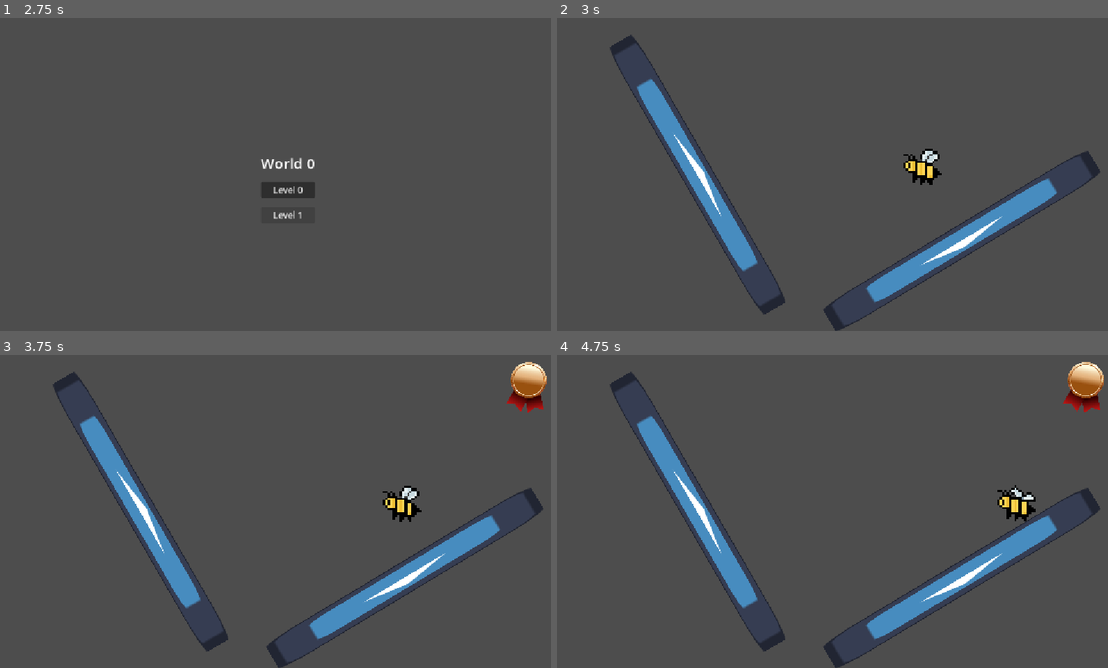
Above: before the commit, frames 1-4 (two rows, left to right).
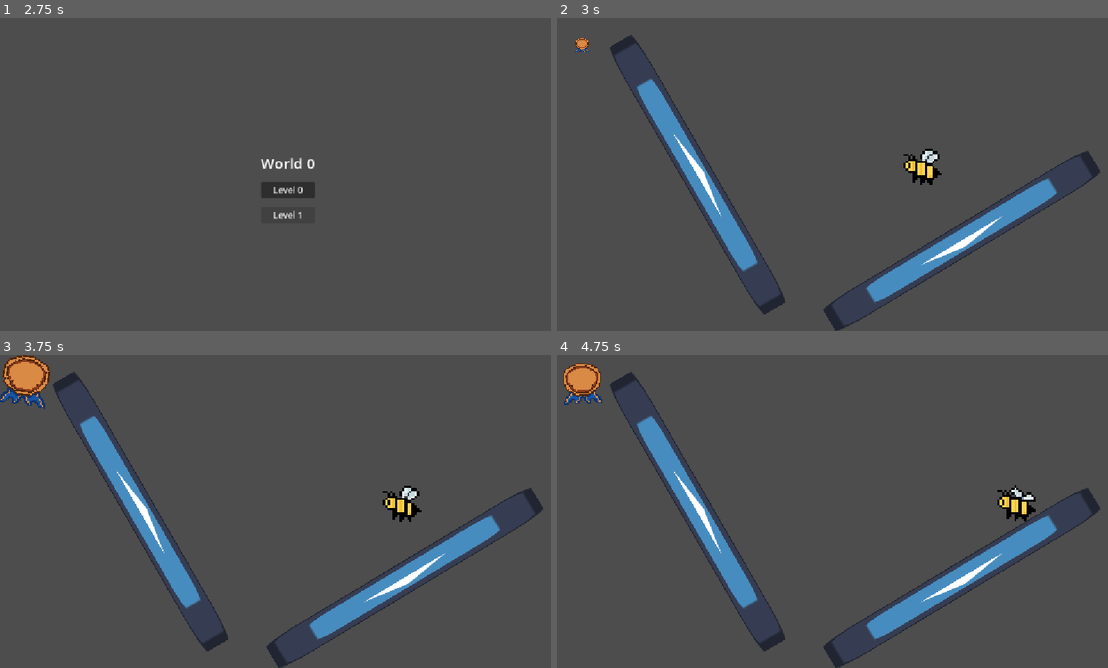
Above: after the commit, the same moments.

Repository: futurefleagames-lab/bee-line
Game: Godot game, scene res://menus/main_menu.tscn
The game is run twice, just before and just after one commit, with the same random seed, the same clock (stepped at 60 frames per second) and the same inputs. The engine's default icon, where the game draws it, is replaced by a stand-in: a white triangle on a blue panel in a dark square.
Inputs:
- Up to frame 1 (2.75 s): click "PLAY" at 0.5 s; click "Level 1" at 1.25 s; click "Level 1" at 2 s
- Up to frame 2 (3 s): click "Level 0" at 2.75 s
- Up to frame 3 (3.75 s): tap Enter (ui_accept) at 3.5 s; hold D (right) from 3.53 s (still down); hold Enter (ui_accept) from 3.53 s (still down); tap Space (dash) at 3.6 s
- Up to frame 4 (4.75 s): release D (right) at 4.28 s; release Enter (ui_accept) at 4.28 s; hold S (down) from 4.28 s (still down); tap Enter (ui_accept) at 4.35, 4.52 s; tap Space (dash) at 4.55 s

Frame 1 is identical in both runs. In frame 2, less than 0.1% of the frame differs, in the area x 3-6%, y 6-11%; in frame 3, 1.9%, in the area x 0-100%, y 0-19%; in frame 4, 1.6%.

Commit message:
uploaded my medal art

Diff:
--- a/project.godot
+++ b/project.godot
@@ -58,18 +58,6 @@
 , Object(InputEventJoypadButton,"resource_local_to_scene":false,"resource_name":"","device":-1,"button_index":1,"pressure":0.0,"pressed":false,"script":null)
 ]
 }
-reset={
-"deadzone": 0.2,
-"events": [Object(InputEventKey,"resource_local_to_scene":false,"resource_name":"","device":-1,"window_id":0,"alt_pressed":false,"shift_pressed":false,"ctrl_pressed":false,"meta_pressed":false,"pressed":false,"keycode":0,"physical_keycode":82,"key_label":0,"unicode":114,"location":0,"echo":false,"script":null)
-, Object(InputEventJoypadButton,"resource_local_to_scene":false,"resource_name":"","device":-1,"button_index":4,"pressure":0.0,"pressed":false,"script":null)
-]
-}
-dash={
-"deadzone": 0.2,
-"events": [Object(InputEventKey,"resource_local_to_scene":false,"resource_name":"","device":-1,"window_id":0,"alt_pressed":false,"shift_pressed":false,"ctrl_pressed":false,"meta_pressed":false,"pressed":false,"keycode":0,"physical_keycode":32,"key_label":0,"unicode":32,"location":0,"echo":false,"script":null)
-, Object(InputEventJoypadButton,"resource_local_to_scene":false,"resource_name":"","device":-1,"button_index":1,"pressure":0.0,"pressed":false,"script":null)
-]
-}
 
 [physics]
 
--- a/scenes/medal_ui.gd
+++ b/scenes/medal_ui.gd
@@ -1,15 +1,12 @@
 extends CanvasLayer
 
-
 @onready var medal_animation: AnimationPlayer = $MedalAnimation
+@onready var medal_sprite: AnimatedSprite2D = $Medal
 
 func show_medal():
-	print("showing medal")
+	medal_sprite.play("default")
 	medal_animation.play("medal_appear")
-
-
 
 func _input(event):
 	if event.is_action_pressed("ui_accept"):
-		print("space pressed")
 		show_medal()
--- a/scenes/medal_ui.tscn
+++ b/scenes/medal_ui.tscn
@@ -1,7 +1,7 @@
 [gd_scene format=3 uid="uid://c7j8qn67uik71"]
 
 [ext_resource type="Script" uid="uid://dbrs3rkr5cqnl" path="res://scenes/medal_ui.gd" id="1_geaxa"]
-[ext_resource type="Texture2D" uid="uid://b07ctxv5p7ovc" path="res://bronze-medal-with-red-ribbon-champion-and-winner-awards-sports-medal-png.png" id="2_klp4t"]
+[ext_resource type="Texture2D" uid="uid://ddb28a767tu2k" path="res://scenes/New Piskel(1).png" id="3_s72c0"]
 
 [sub_resource type="Animation" id="Animation_s72c0"]
 length = 0.001
@@ -27,7 +27,7 @@
 "times": PackedFloat32Array(0),
 "transitions": PackedFloat32Array(1),
 "update": 0,
-"values": [Vector2(1e-05, 1e-05)]
+"values": [Vector2(1, 1)]
 }
 tracks/2/type = "value"
 tracks/2/imported = false
@@ -44,6 +44,7 @@
 
 [sub_resource type="Animation" id="Animation_es03p"]
 resource_name = "medal_appear"
+length = 0.6
 tracks/0/type = "value"
 tracks/0/imported = false
 tracks/0/enabled = true
@@ -51,7 +52,7 @@
 tracks/0/interp = 1
 tracks/0/loop_wrap = true
 tracks/0/keys = {
-"times": PackedFloat32Array(0, 0.2, 0.4, 0.6),
+"times": PackedFloat32Array(0, 0.19999999, 0.39999998, 0.6),
 "transitions": PackedFloat32Array(1, 1, 1, 1),
 "update": 0,
 "values": [-0.34906584, 0.17453292, -0.08726646, 0.0]
@@ -63,10 +64,10 @@
 tracks/1/interp = 1
 tracks/1/loop_wrap = true
 tracks/1/keys = {
-"times": PackedFloat32Array(0, 0.2, 0.4, 0.6),
+"times": PackedFloat32Array(0, 0.19999999, 0.39999998, 0.6),
 "transitions": PackedFloat32Array(1, 1, 1, 1),
 "update": 0,
-"values": [Vector2(1e-05, 1e-05), Vector2(0.3, 0.3), Vector2(0.275, 0.275), Vector2(0.25, 0.25)]
+"values": [Vector2(1, 1), Vector2(3.5, 3.5), Vector2(2.7, 2.7), Vector2(3, 3)]
 }
 tracks/2/type = "value"
 tracks/2/imported = false
@@ -75,10 +76,10 @@
 tracks/2/interp = 1
 tracks/2/loop_wrap = true
 tracks/2/keys = {
-"times": PackedFloat32Array(0.2),
-"transitions": PackedFloat32Array(1),
+"times": PackedFloat32Array(0, 0.2),
+"transitions": PackedFloat32Array(1, 1),
 "update": 0,
-"values": [Color(1, 1, 1, 1)]
+"values": [Color(1, 1, 1, 0), Color(1, 1, 1, 1)]
 }
 
 [sub_resource type="AnimationLibrary" id="AnimationLibrary_ey6ro"]
@@ -87,13 +88,51 @@
 &"medal_appear": SubResource("Animation_es03p")
 }
 
+[sub_resource type="AtlasTexture" id="AtlasTexture_klp4t"]
+atlas = ExtResource("3_s72c0")
+region = Rect2(0, 0, 32, 32)
+
+[sub_resource type="AtlasTexture" id="AtlasTexture_s72c0"]
+atlas = ExtResource("3_s72c0")
+region = Rect2(32, 0, 32, 32)
+
+[sub_resource type="AtlasTexture" id="AtlasTexture_es03p"]
+atlas = ExtResource("3_s72c0")
+region = Rect2(0, 32, 32, 32)
+
+[sub_resource type="AtlasTexture" id="AtlasTexture_ey6ro"]
+atlas = ExtResource("3_s72c0")
+region = Rect2(32, 32, 32, 32)
+
+[sub_resource type="SpriteFrames" id="SpriteFrames_1jffj"]
+animations = [{
+"frames": [{
+"duration": 1.0,
+"texture": SubResource("AtlasTexture_klp4t")
+}, {
+"duration": 1.0,
+"texture": SubResource("AtlasTexture_s72c0")
+}, {
+"duration": 1.0,
+"texture": SubResource("AtlasTexture_es03p")
+}, {
+"duration": 1.0,
+"texture": SubResource("AtlasTexture_ey6ro")
+}],
+"loop": 1,
+"name": &"default",
+"speed": 5.0
+}]
+
 [node name="MedalUI" type="CanvasLayer" unique_id=2142517192]
 script = ExtResource("1_geaxa")
 
-[node name="Medal" type="Sprite2D" parent="." unique_id=962443006]
-position = Vector2(1093, 67)
-scale = Vector2(1e-05, 1e-05)
-texture = ExtResource("2_klp4t")
-
 [node name="MedalAnimation" type="AnimationPlayer" parent="." unique_id=1786008786]
 libraries/ = SubResource("AnimationLibrary_ey6ro")
+
+[node name="Medal" type="AnimatedSprite2D" parent="." unique_id=826908681]
+texture_filter = 1
+position = Vector2(52, 56)
+sprite_frames = SubResource("SpriteFrames_1jffj")
+frame = 3
+frame_progress = 0.80685145
Binary file added: New Piskel.gif
Binary file added: scenes/New Piskel(1).png
Not shown, added: scenes/New Piskel(1).png.import
